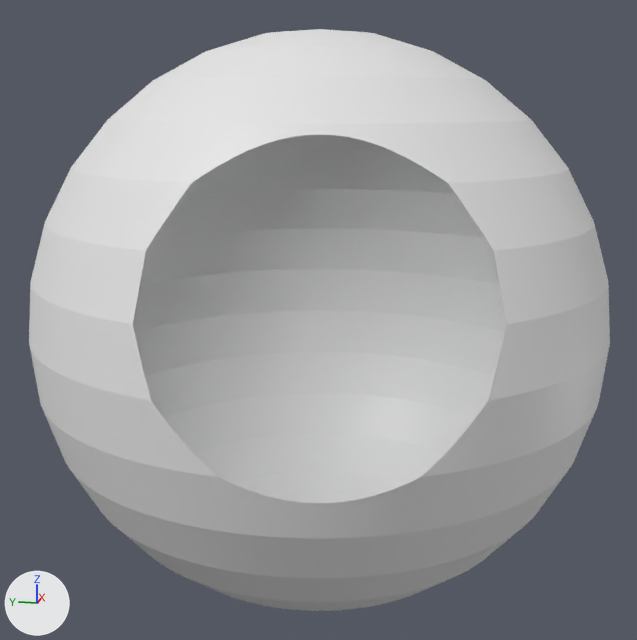
Two versions of the Blender file sphere.blend, one commit apart.
Both versions are drawn from a 50 mm lens placed at (-3.045, -0.606, 0.76), pointed at (-0.001, 0.003, -0.001). The axes (+X, +Y, +Z) are drawn at lower left. The lights are the same throughout. Everything nearer to the camera than a plane just in front of the edit is cut away.
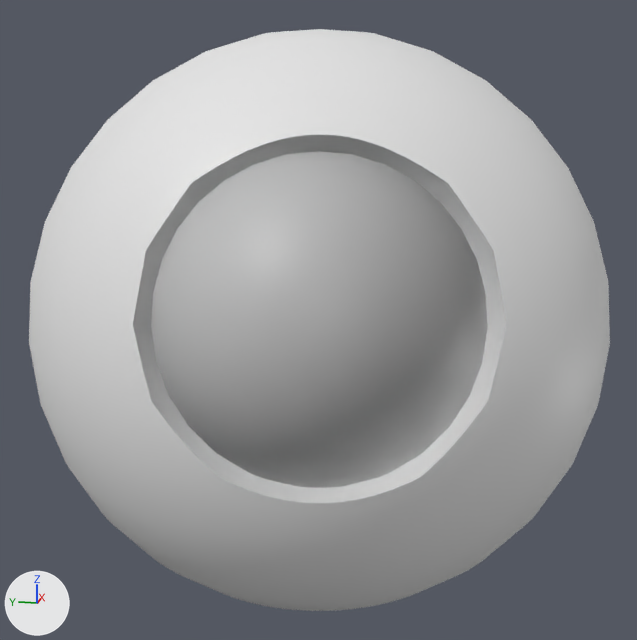
Pixel boxes (x1, y1, x2, y2) of what changed, in the pictures (637 x 640 px):
part 1 of me_sphere, added: after (151, 151, 488, 488)
part 2 of me_sphere, shading changed: (132, 149, 490, 571) in both

Diff of the bpy script that builds the scene:
```diff
--- a/sphere.blend.py
+++ b/sphere.blend.py
@@ me_sphere @@
 # used by ob_sphere; location = (0.0, 0.0, 0.0)
-me_sphere.from_pydata(...)  # 1922 vertices, 2048 faces; spans x -1.0..1.0, y -1.0..1.0, z -1.0..1.0
+me_sphere.from_pydata(...)  # 3844 vertices, 4096 faces; spans x -1.0..1.0, y -1.0..1.0, z -1.0..1.0
+# me_sphere part 1: the loose piece of 1922 vertices spanning x -1.0..1.0, y -1.0..1.0, z -1.0..1.0 is copied, and the copy is scaled about its middle by 0.598; it spans x -0.6..0.6, y -0.6..0.6, z -0.6..0.6
+# me_sphere part 2: 2048 kept faces spanning x -1.0..1.0, y -1.0..1.0, z -1.0..1.0 are now shaded smooth
```
